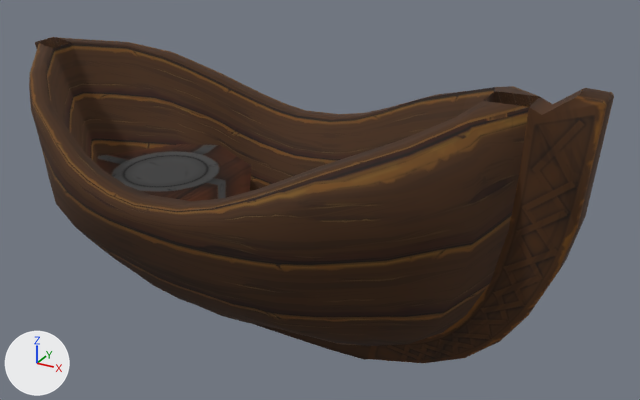
Before and after pictures for a commit that changed the FBX model Art/Karts/Assets/Body/DrachenbootKollision.FBX.
Both versions are drawn from a camera (50 mm lens) standing at (1.312, -1.733, 0.881) and looking at (0.335, 0.042, -0.006). Arrows for +X, +Y and +Z are at lower left; the lights stay in place. Where no turn or scale is listed for an object, it has been applied to the vertices. Vertices at the same position are counted once.

Names of what the first picture shows: 'Dachenboot'.
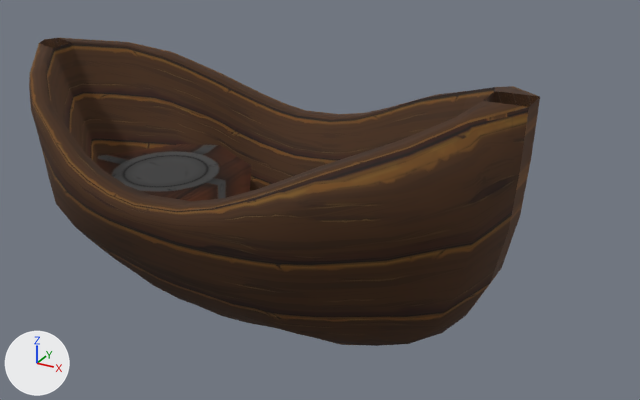
Commit message: Drachenboot weiter verbessert

Scene script edits in JSON lines:
```json
{"block": "me_mesh", "where": "# used by ob_dachenboot; location = (0.0, 0.0, 0.0)"}
{"op": "remove", "block": "me_mesh", "code": "me_mesh.from_pydata(...)  # 536 vertices, 1076 faces; spans x -0.5..1.01, y -0.38..0.38, z -0.38..0.37"}
{"op": "add", "block": "me_mesh", "code": "me_mesh.from_pydata(...)  # 427 vertices, 807 faces; spans x -0.5..0.86, y -0.38..0.38, z -0.32..0.34"}
{"block": "me_mesh", "change": "me_mesh part 1"}
{"block": "me_mesh", "change": "109 vertices are removed from x -0.5..1.01, y -0.04..0.04, z -0.38..0.37"}
{"block": "me_mesh", "change": "269 faces are deleted"}
```

Boxes [x1, y1, x2, y2] around the edits, measured in the pictures (640 x 400 px):
```json
{"object": "Dachenboot", "change": "reshaped", "before": [29, 37, 614, 363], "after": [29, 38, 540, 346], "on screen": "13% narrower"}
{"part": 1, "of": "me_mesh", "change": "deleted", "before": [35, 37, 614, 363], "on screen": "brown"}
```
